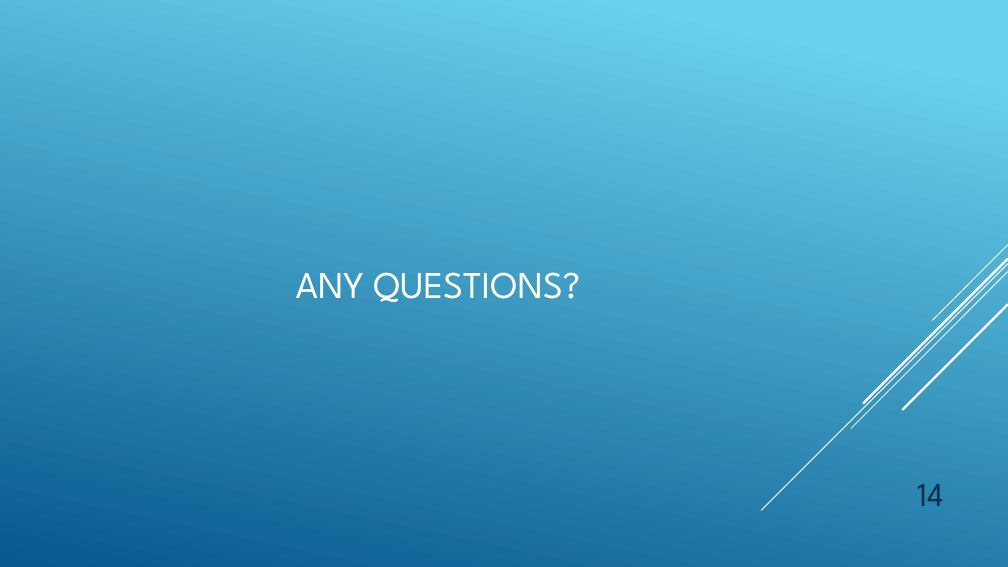
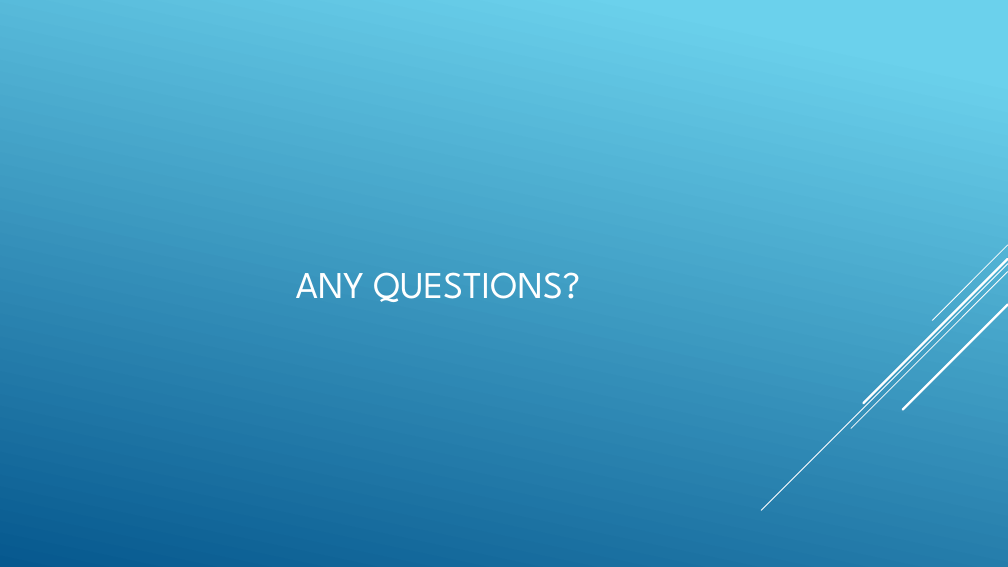
Before and after one commit to infonick/OutageAlert, a slide deck: slide 14 of Usability Study/Outage Alerts.pptx. Drawn at 1008x567 pixels with LibreOffice and Linux fonts; fonts in the diff are those of the drawing. Boxes give left, top, right and bottom in pixels: in the first picture for what was removed or moved away, otherwise in the second. Text is boxed around its words. In the diff, an @@ line names an element or a change of style, - is before the commit and + after.

```diff
--- a/Usability Study/Outage Alerts.pptx
+++ b/Usability Study/Outage Alerts.pptx
@@ page number removed at (x1=917, y1=484, x2=944, y2=506) @@
-14
```
Also in this commit, not shown: 1 other slide changed.
